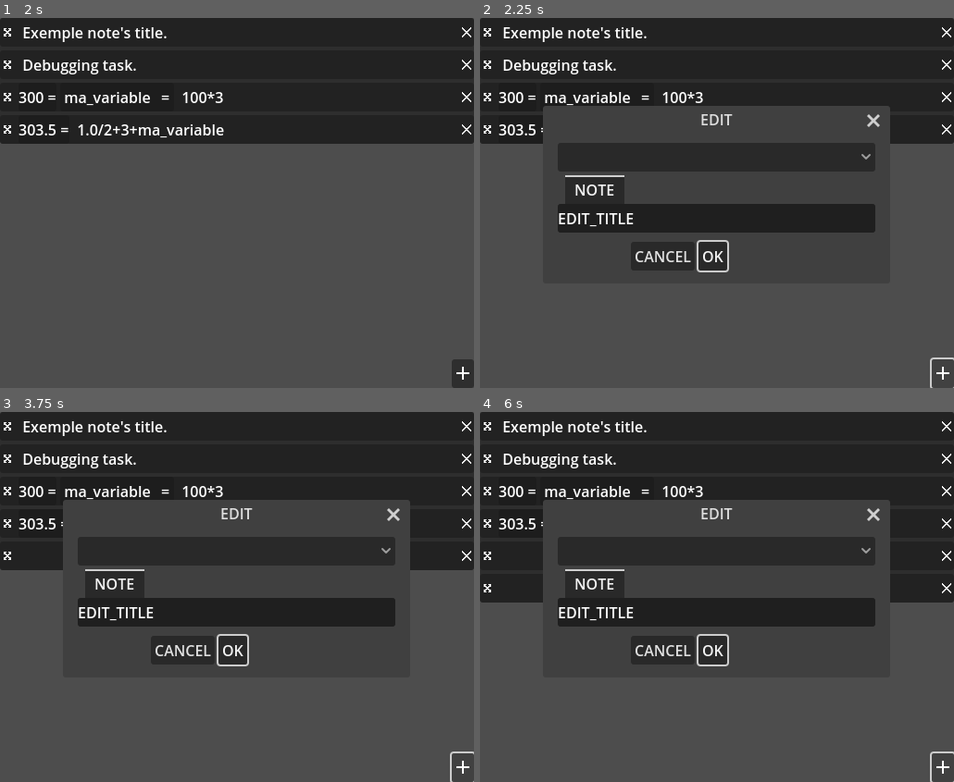
Above: before the commit, frames 1-4 (two rows, left to right).
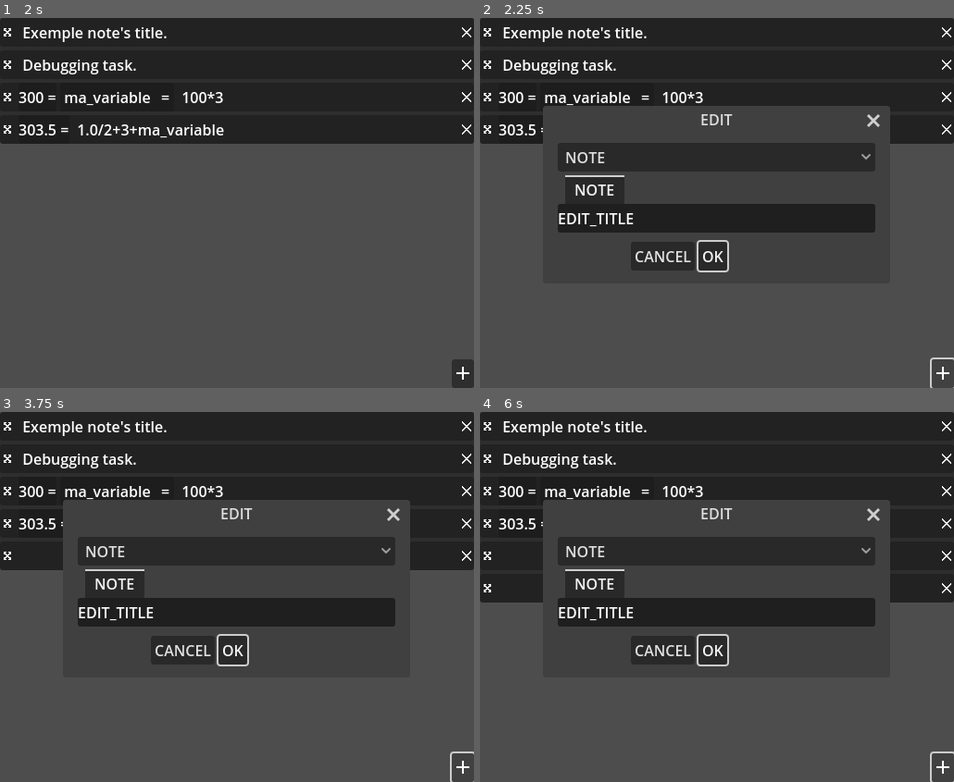
Above: after the commit, the same moments.

Repository: xorblo-doitus/Bloc-notes-plus-plus
Game: Godot game, scene res://src/app/main.tscn
The game is run twice, just before and just after one commit, with the same random seed, the same clock (stepped at 60 frames per second) and the same inputs. The engine's default icon, where the game draws it, is replaced by a stand-in: a white triangle on a blue panel in a dark square.
Inputs (mouse positions are in pixels of both pictures, inside the frame that each line leads up to):
- Up to frame 1 (2 s): click (9, 32) at 0.52 s; click (9, 32) at 1.27 s
- Up to frame 2 (2.25 s): click (944, 373) at 2 s
- Up to frame 3 (3.75 s): click "OK" at 2.75 s; click (464, 767) at 3.5 s
- Up to frame 4 (6 s): click "OK" at 4.25 s; click (489, 426) at 5.02 s; click (944, 767) at 5.75 s

Frame 1 is identical in both runs. In frame 2, 0.1% of the frame differs, in the area x 18-27%, y 36-40%; in frame 3, 0.1%; in frame 4, 0.1%.

Commit message:
Fetch BuildingInfo on initialization

Diff:
--- a/src/singletons/init.gd
+++ b/src/singletons/init.gd
@@ -12,3 +12,5 @@
 		DefaultCommands,
 	]):
 		pass
+
+	BuilderGUI._fetch_types()
